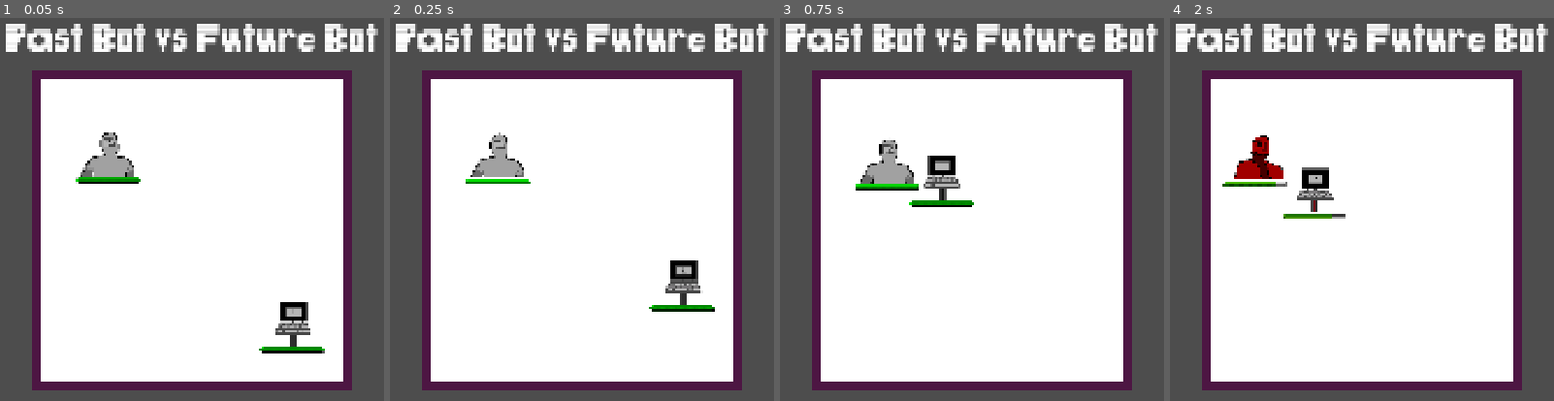
Above: before the commit, frames 1-4 (left to right).
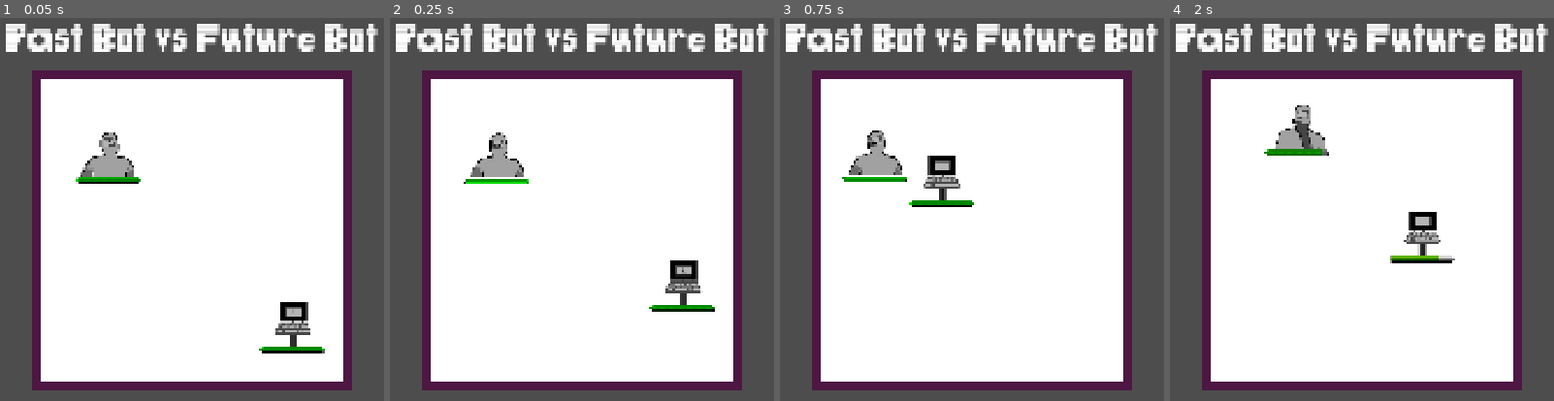
Above: after the commit, the same moments.

Repository: JBRana250/BitBoxBattles
Game: Godot game, scene res://battle/battle.tscn
Two runs of this game, one before a commit and one after it. Both use one fixed random seed, a clock stepped at 60 frames per second and the inputs below. The engine's default icon, where the game draws it, is replaced by a stand-in: a white triangle on a blue panel in a dark square.
Inputs (mouse positions are in pixels of both pictures, inside the frame that each line leads up to):
- Up to frame 1 (0.05 s): no input
- Up to frame 2 (0.25 s): no input
- Up to frame 3 (0.75 s): tap Enter at 0.5, 0.6 s; move the mouse to (1140, 209) at 0.52 s; hold Right from 0.53 s (still down); click (1140, 209) at 0.67 s
- Up to frame 4 (2 s): tap Space at 0.77 s; release Right at 1.25 s; drag from (1208, 251) to (1323, 316) at 1.27 s

Frame 1 is identical in both runs. In frame 2, 0.4% of the frame differs, in the area x 19-37%, y 29-44%; in frame 3, 1.5%; in frame 4, 4.1%, in the area x 13-75%, y 22-65%.

Commit message:
feat: add fighter dash oriented towards enemy

Diff:
--- a/battle/battle.tscn
+++ b/battle/battle.tscn
@@ -13,7 +13,7 @@
 [ext_resource type="Texture2D" uid="uid://deojq6or0epof" path="res://textures/future_robot_idle.png" id="8_hvjow"]
 [ext_resource type="PackedScene" uid="uid://fwomuuw06drq" path="res://battle/fighter/fighter.tscn" id="8_iorop"]
 [ext_resource type="Texture2D" uid="uid://bnkcbjk3hunw8" path="res://textures/future_robot_thinking.png" id="9_qybyd"]
-[ext_resource type="Script" uid="uid://bxp2m8nkthwia" path="res://battle/fighters.gd" id="9_rxlun"]
+[ext_resource type="Script" uid="uid://bxp2m8nkthwia" path="res://battle/fighter_manager.gd" id="9_rxlun"]
 [ext_resource type="Script" uid="uid://b70xtb2eos81q" path="res://battle/fighter/fighter_property_resources/fighter_dash_resource.gd" id="10_a56dj"]
 [ext_resource type="Texture2D" uid="uid://b71jpmvkmwfv8" path="res://textures/past_robot_idle.png" id="10_eu6g2"]
 [ext_resource type="Texture2D" uid="uid://cfcxo13hw6tav" path="res://textures/past_robot_thinking.png" id="11_t8p1f"]
@@ -47,8 +47,10 @@
 
 [sub_resource type="Resource" id="Resource_t8p1f"]
 script = ExtResource("10_a56dj")
-accel_dash_force = 1000.0
+accel_dash_force = 250.0
 accel_dash_cooldown = 4.0
+fighter_dash_force = -100.0
+fighter_dash_cooldown = 0.1
 metadata/_custom_type_script = "uid://b70xtb2eos81q"
 
 [sub_resource type="Resource" id="Resource_phvbk"]
@@ -126,27 +128,27 @@
 
 [node name="Spawners" type="Node2D" parent="." unique_id=929348381]
 
-[node name="FighterSpawner" parent="Spawners" unique_id=160553202 node_paths=PackedStringArray("spawn_parent") instance=ExtResource("7_iorop")]
+[node name="FighterSpawner" parent="Spawners" unique_id=160553202 node_paths=PackedStringArray("fighter_manager") instance=ExtResource("7_iorop")]
 position = Vector2(752, 340)
 fighter_scene = ExtResource("8_iorop")
-spawn_parent = NodePath("../../Fighters")
+fighter_manager = NodePath("../../FighterManager")
 init_resource = SubResource("Resource_pqfrt")
 health_resource = SubResource("Resource_qybyd")
 contact_resource = SubResource("Resource_eu6g2")
 texture_resource = SubResource("Resource_crpow")
 dash_resource = SubResource("Resource_t8p1f")
 
-[node name="FighterSpawner2" parent="Spawners" unique_id=1444415074 node_paths=PackedStringArray("spawn_parent") instance=ExtResource("7_iorop")]
+[node name="FighterSpawner2" parent="Spawners" unique_id=1444415074 node_paths=PackedStringArray("fighter_manager") instance=ExtResource("7_iorop")]
 position = Vector2(1187, 778)
 fighter_scene = ExtResource("8_iorop")
-spawn_parent = NodePath("../../Fighters")
+fighter_manager = NodePath("../../FighterManager")
 init_resource = SubResource("Resource_phvbk")
 health_resource = SubResource("Resource_sf8fp")
 contact_resource = SubResource("Resource_ihybe")
 texture_resource = SubResource("Resource_dxsh4")
 dash_resource = SubResource("Resource_220ih")
 
-[node name="Fighters" type="Node2D" parent="." unique_id=660823832]
+[node name="FighterManager" type="Node2D" parent="." unique_id=660823832]
 script = ExtResource("9_rxlun")
 
 [node name="CanvasLayer" type="CanvasLayer" parent="." unique_id=164281733]
--- a/battle/fighter/fighter.gd
+++ b/battle/fighter/fighter.gd
@@ -7,6 +7,7 @@
 @export var fighter_sprite_manager: FighterSpriteManager
 @export var fighter_health_manager: FighterHealthManager
 @export var fighter_dash_manager: FighterDashManager
+@export var fighter_manager: FighterManager
 
 @export_group("Properties")
 @export var onhit_modulate: Color
@@ -16,10 +17,11 @@
 @export var contact_cooldown: float
 @export var fighter_id: String
 
-@warning_ignore("shadowed_variable", "shadowed_variable_base_class")
-func init_fighter(init_resource: FighterInitResource, health_resource: FighterHealthResource,
-contact_resource: FighterContactResource, texture_resource: FighterTextureResource,
-dash_resource: FighterDashResource) -> void:
+func init_fighter(_fighter_manager: FighterManager, init_resource: FighterInitResource,
+health_resource: FighterHealthResource, contact_resource: FighterContactResource,
+texture_resource: FighterTextureResource, dash_resource: FighterDashResource) -> void:
+
+	self.fighter_manager = _fighter_manager
 
 	self.fighter_id = init_resource.fighter_id
 	self.position = init_resource.position
@@ -35,7 +37,7 @@
 	fighter_sprite_manager.init_sprites(texture_resource.active_image, texture_resource.inactive_image)
 	fighter_state_machine.init_states()
 	fighter_health_manager.init_health(health_resource.max_health)
-	fighter_dash_manager.init_dash(dash_resource.accel_dash_force, dash_resource.accel_dash_cooldown)
+	fighter_dash_manager.init_dash(dash_resource)
 
 	apply_force(global_transform.x * init_resource.starting_force)
 
--- a/battle/fighter/fighter.tscn
+++ b/battle/fighter/fighter.tscn
@@ -77,7 +77,7 @@
 texture_under = ExtResource("4_gb4mi")
 texture_progress = ExtResource("5_4sxhs")
 
-[node name="Components" type="Node" parent="." unique_id=1292699193]
+[node name="Components" type="Node2D" parent="." unique_id=659261010]
 
 [node name="FighterHealthManager" type="Node" parent="Components" unique_id=2041625990 node_paths=PackedStringArray("health_bar")]
 script = ExtResource("6_05pdn")
@@ -111,13 +111,18 @@
 fighter_sprite_manager = NodePath("../FighterSpriteManager")
 fighter_health_manager = NodePath("../FighterHealthManager")
 
-[node name="FighterDashManager" type="Node" parent="Components" unique_id=309360726 node_paths=PackedStringArray("accel_dash_timer")]
+[node name="FighterDashManager" type="Node2D" parent="Components" unique_id=1114177163 node_paths=PackedStringArray("accel_dash_timer", "fighter_dash_timer")]
+z_index = 100
 script = ExtResource("10_657b4")
 accel_dash_timer = NodePath("accelDashTimer")
+fighter_dash_timer = NodePath("fighterDashTimer")
 
 [node name="accelDashTimer" type="Timer" parent="Components/FighterDashManager" unique_id=210372534]
+
+[node name="fighterDashTimer" type="Timer" parent="Components/FighterDashManager" unique_id=962799376]
 
 [connection signal="body_entered" from="." to="Components/FighterCollisionManager" method="_on_fighter_body_entered"]
 [connection signal="timeout" from="Components/FighterStateMachine/InactiveTimer" to="Components/FighterStateMachine" method="_on_inactive_timer_timeout"]
 [connection signal="timeout" from="Components/FighterSpriteManager/onhitTimer" to="Components/FighterSpriteManager" method="_on_onhit_timer_timeout"]
 [connection signal="timeout" from="Components/FighterDashManager/accelDashTimer" to="Components/FighterDashManager" method="_on_accel_dash_timer_timeout"]
+[connection signal="timeout" from="Components/FighterDashManager/fighterDashTimer" to="Components/FighterDashManager" method="_on_fighter_dash_timer_timeout"]
--- a/battle/fighter/fighter_dash_manager.gd
+++ b/battle/fighter/fighter_dash_manager.gd
@@ -1,16 +1,45 @@
-class_name FighterDashManager extends Node
+class_name FighterDashManager extends Node2D
 
 @export var accel_dash_timer: Timer
+@export var fighter_dash_timer: Timer
 
-@export var force: float
+@export var accel_dash_force: float
+@export var fighter_dash_force: float
 
-func init_dash(accel_dash_force: float, accel_dash_cooldown: float) -> void:
-	if (accel_dash_force == 0):
+var accel_dash_vector: Vector2
+var fighter_dash_vector: Vector2
+
+func init_dash(fighter_dash_resource: FighterDashResource) -> void:
+	init_accel_dash(fighter_dash_resource)
+	init_fighter_dash(fighter_dash_resource)
+
+func init_accel_dash(fighter_dash_resource: FighterDashResource):
+	if (fighter_dash_resource.accel_dash_force == 0):
 		return # no accel dash
-	self.force = accel_dash_force
-	accel_dash_timer.wait_time = accel_dash_cooldown
+	self.accel_dash_force = fighter_dash_resource.accel_dash_force
+	accel_dash_timer.wait_time = fighter_dash_resource.accel_dash_cooldown
 	await accel_dash_timer.tree_entered
 	accel_dash_timer.start()
 
+func init_fighter_dash(fighter_dash_resource: FighterDashResource):
+	if (fighter_dash_resource.fighter_dash_force == 0):
+		return # no fighter dash
+	self.fighter_dash_force = fighter_dash_resource.fighter_dash_force
+	fighter_dash_timer.wait_time = fighter_dash_resource.fighter_dash_cooldown
+	await fighter_dash_timer.tree_entered
+
+	fighter_dash_timer.start()
+
+# This dash is purely to accelerate the fighter
+# in the direction that its already moving
 func _on_accel_dash_timer_timeout() -> void:
-	owner.apply_force(owner.linear_velocity.normalized() * force)
+	accel_dash_vector = owner.linear_velocity.normalized()
+	owner.apply_force(accel_dash_vector * accel_dash_force)
+
+# This dash points towards the closest fighter
+func _on_fighter_dash_timer_timeout() -> void:
+	var closest_fighter: Fighter = owner.fighter_manager.get_closest_fighter_with_exception(owner.position, owner)
+	if (closest_fighter == null):
+		return
+	fighter_dash_vector = (closest_fighter.position - owner.position).normalized()
+	owner.apply_force(fighter_dash_vector * fighter_dash_force)
--- a/battle/fighter/fighter_property_resources/fighter_dash_resource.gd
+++ b/battle/fighter/fighter_property_resources/fighter_dash_resource.gd
@@ -2,3 +2,6 @@
 
 @export var accel_dash_force: float
 @export var accel_dash_cooldown: float
+
+@export var fighter_dash_force: float
+@export var fighter_dash_cooldown: float
--- /dev/null
+++ b/battle/fighter_manager.gd
@@ -0,0 +1,34 @@
+class_name FighterManager extends Node2D
+
+func _ready() -> void:
+	BattleEventBus.clear_fighters.connect(clear_fighters)
+
+func clear_fighters() -> void:
+	for fighter: Fighter in get_children():
+		fighter.queue_free()
+
+func get_closest_fighter(target_pos: Vector2) -> Fighter:
+	var closest_fighter: Fighter = null
+	var closest_distance: float = -1
+
+	for fighter: Fighter in get_children():
+		var distance = fighter.position.distance_squared_to(target_pos)
+		if (distance < closest_distance || closest_distance == -1):
+			closest_distance = distance
+			closest_fighter = fighter
+
+	return closest_fighter
+
+func get_closest_fighter_with_exception(target_pos: Vector2, exception: Fighter) -> Fighter:
+	var closest_fighter: Fighter = null
+	var closest_distance: float = -1
+
+	for fighter: Fighter in get_children():
+		if (fighter == exception):
+			continue
+		var distance = fighter.position.distance_squared_to(target_pos)
+		if (distance < closest_distance || closest_distance == -1):
+			closest_distance = distance
+			closest_fighter = fighter
+
+	return closest_fighter
--- a/battle/fighter_spawner.gd
+++ b/battle/fighter_spawner.gd
@@ -2,7 +2,7 @@
 
 @export_group("References")
 @export var fighter_scene: PackedScene
-@export var spawn_parent: Node2D
+@export var fighter_manager: FighterManager
 
 @export_group("Properties")
 @export var init_resource: FighterInitResource
@@ -18,6 +18,6 @@
 	var fighter_instance: Fighter = fighter_scene.instantiate()
 	init_resource.position = self.position
 	init_resource.rotation = randf_range(0, TAU)
-	fighter_instance.init_fighter(init_resource, health_resource, contact_resource, texture_resource, dash_resource)
+	fighter_instance.init_fighter(fighter_manager, init_resource, health_resource, contact_resource, texture_resource, dash_resource)
 
-	spawn_parent.add_child(fighter_instance)
+	fighter_manager.add_child(fighter_instance)
--- a/battle/fighters.gd
+++ /dev/null
@@ -1,8 +0,0 @@
-extends Node2D
-
-func _ready() -> void:
-	BattleEventBus.clear_fighters.connect(clear_fighters)
-
-func clear_fighters() -> void:
-	for child: Node in get_children():
-		child.queue_free()
Renamed: battle/fighters.gd.uid -> battle/fighter_manager.gd.uid
